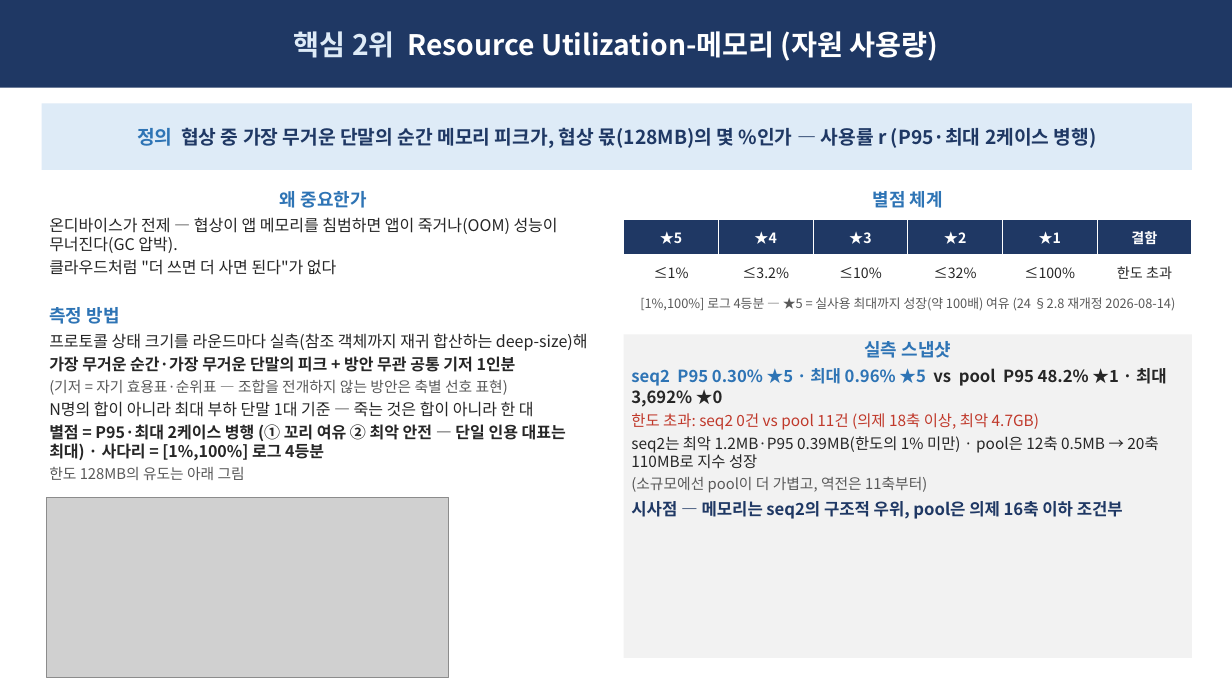
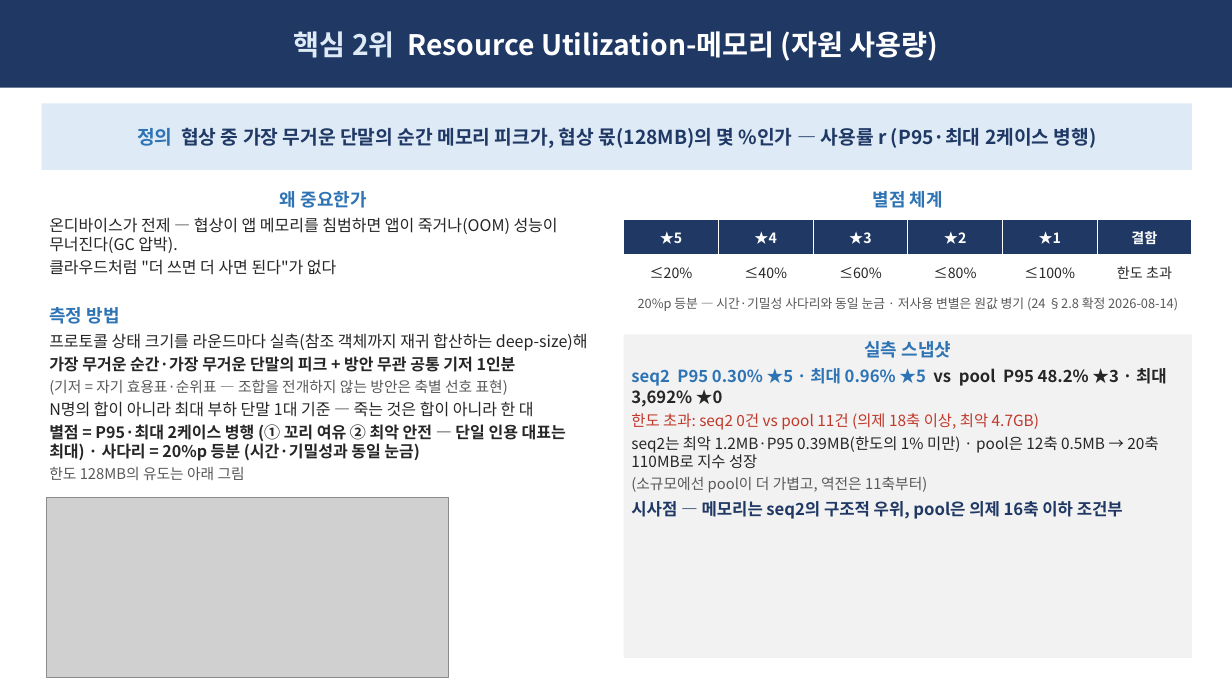
Before and after one commit to Sunwoo-Nam/architect-teamproject, a slide deck: slide 4 of docs/changbae/61-핵심QA-5종-임원-브리핑.pptx. Drawn at 1232x693 pixels with LibreOffice and Linux fonts; fonts in the diff are those of the drawing; grey boxes stand for pictures. Boxes give left, top, right and bottom in pixels: in the first picture for what was removed or moved away, otherwise in the second. Text is boxed around its words. In the diff, an @@ line names an element or a change of style, - is before the commit and + after.

```diff
--- a/docs/changbae/61-핵심QA-5종-임원-브리핑.pptx
+++ b/docs/changbae/61-핵심QA-5종-임원-브리핑.pptx
@@ table at <box>624,220,1189,289</box> @@
-row 2: ≤1% | ≤3.2% | ≤10% | ≤32% | ≤100% | 한도 초과
+row 2: ≤20% | ≤40% | ≤60% | ≤80% | ≤100% | 한도 초과
@@ text at <box>638,297,1178,311</box>: text changed @@
-[1%,100%] 로그 4등분 — ★5 = 실사용 최대까지 성장(약 100배) 여유 (24 §2.8 재개정 2026-08-14)
+20%p 등분 — 시간·기밀성 사다리와 동일 눈금 · 저사용 변별은 원값 병기 (24 §2.8 확정 2026-08-14)
@@ text in rectangle at <box>631,368,1167,407</box>: text changed @@
-seq2 P95 0.30% ★5 · 최대 0.96% ★5 vs pool P95 48.2% ★1 · 최대 3,692% ★0
+seq2 P95 0.30% ★5 · 최대 0.96% ★5 vs pool P95 48.2% ★3 · 최대 3,692% ★0
@@ text at <box>49,422,566,461</box>: text changed @@
-별점 = P95·최대 2케이스 병행 (① 꼬리 여유 ② 최악 안전 — 단일 인용 대표는 최대) · 사다리 = [1%,100%] 로그 4등분
+별점 = P95·최대 2케이스 병행 (① 꼬리 여유 ② 최악 안전 — 단일 인용 대표는 최대) · 사다리 = 20%p 등분 (시간·기밀성과 동일 눈금)
```
Also in this commit, not shown: 14 other files.
